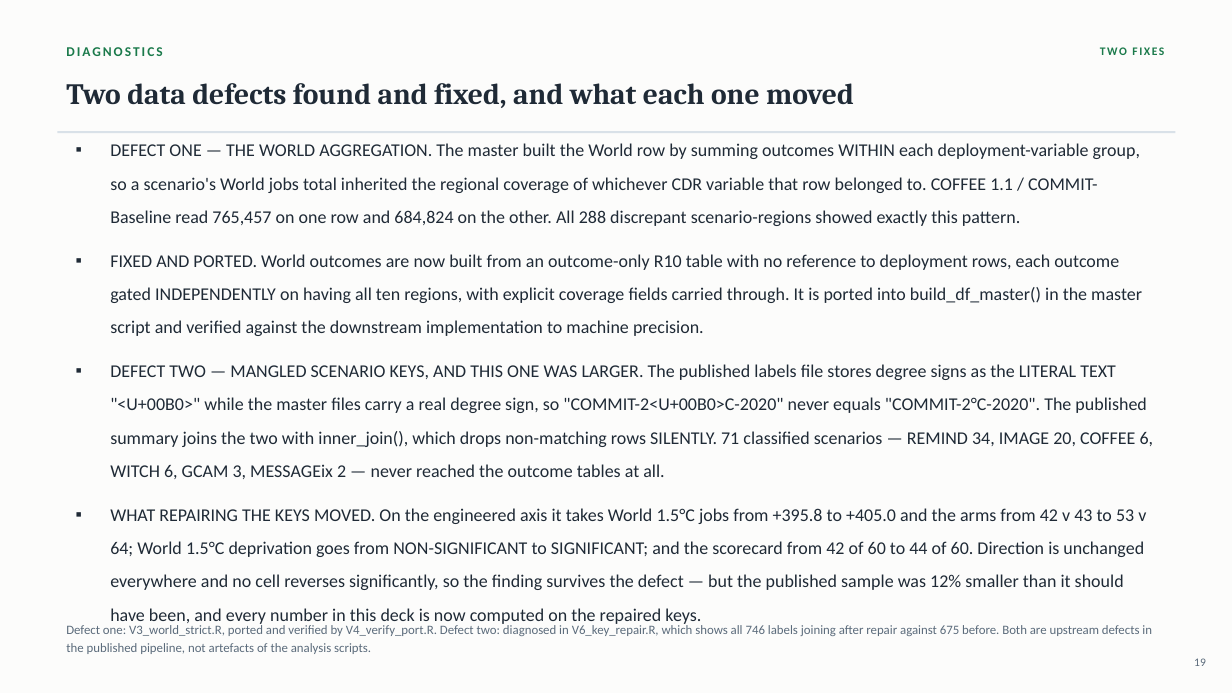
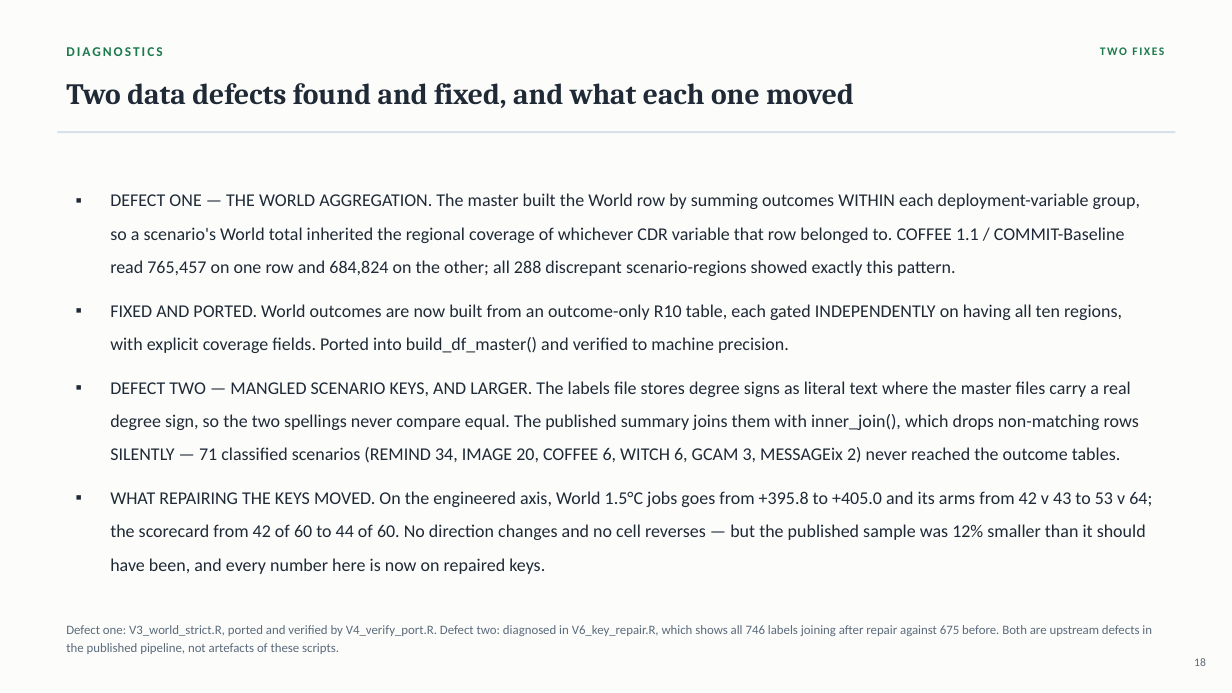
Before and after one commit to cwejnert/COMPASS-Database---Dissertation-Paper-1, a slide deck: slide 18 of decks/COMPASS_Paper1_final_8.25.pptx (slide 19 before the commit). Drawn at 1232x693 pixels with LibreOffice and Linux fonts; fonts in the diff are those of the drawing. Boxes give left, top, right and bottom in pixels: in the first picture for what was removed or moved away, otherwise in the second. Text is boxed around its words. In the diff, an @@ line names an element or a change of style, - is before the commit and + after.

```diff
--- a/decks/COMPASS_Paper1_final_8.25.pptx
+++ b/decks/COMPASS_Paper1_final_8.25.pptx
@@ text at (110, 193, 1152, 574): text changed @@
-▪ DEFECT ONE — THE WORLD AGGREGATION. The master built the World row by summing outcomes WITHIN each deployment-variable group, so a scenario's World jobs total inherited the regional coverage of whichever CDR variable that row belonged to. COFFEE 1.1 / COMMIT-Baseline read 765,457 on one row and 684,824 on the other. All 288 discrepant scenario-regions showed exactly this pattern.
-▪ FIXED AND PORTED. World outcomes are now built from an outcome-only R10 table with no reference to deployment rows, each outcome gated INDEPENDENTLY on having all ten regions, with explicit coverage fields carried through. It is ported into build_df_master() in the master script and verified against the downstream implementation to machine precision.
-▪ DEFECT TWO — MANGLED SCENARIO KEYS, AND THIS ONE WAS LARGER. The published labels file stores degree signs as the LITERAL TEXT "<U+00B0>" while the master files carry a real degree sign, so "COMMIT-2<U+00B0>C-2020" never equals "COMMIT-2°C-2020". The published summary joins the two with inner_join(), which drops non-matching rows SILENTLY. 71 classified scenarios — REMIND 34, IMAGE 20, COFFEE 6, WITCH 6, GCAM 3, MESSAGEix 2 — never reached the outcome tables at all.
-▪ WHAT REPAIRING THE KEYS MOVED. On the engineered axis it takes World 1.5°C jobs from +395.8 to +405.0 and the arms from 42 v 43 to 53 v 64; World 1.5°C deprivation goes from NON-SIGNIFICANT to SIGNIFICANT; and the scorecard from 42 of 60 to 44 of 60. Direction is unchanged everywhere and no cell reverses significantly, so the finding survives the defect — but the published sample was 12% smaller than it should have been, and every number in this deck is now computed on the repaired keys.
+▪ DEFECT ONE — THE WORLD AGGREGATION. The master built the World row by summing outcomes WITHIN each deployment-variable group, so a scenario's World total inherited the regional coverage of whichever CDR variable that row belonged to. COFFEE 1.1 / COMMIT-Baseline read 765,457 on one row and 684,824 on the other; all 288 discrepant scenario-regions showed exactly this pattern.
+▪ FIXED AND PORTED. World outcomes are now built from an outcome-only R10 table, each gated INDEPENDENTLY on having all ten regions, with explicit coverage fields. Ported into build_df_master() and verified to machine precision.
+▪ DEFECT TWO — MANGLED SCENARIO KEYS, AND LARGER. The labels file stores degree signs as literal text where the master files carry a real degree sign, so the two spellings never compare equal. The published summary joins them with inner_join(), which drops non-matching rows SILENTLY — 71 classified scenarios (REMIND 34, IMAGE 20, COFFEE 6, WITCH 6, GCAM 3, MESSAGEix 2) never reached the outcome tables.
+▪ WHAT REPAIRING THE KEYS MOVED. On the engineered axis, World 1.5°C jobs goes from +395.8 to +405.0 and its arms from 42 v 43 to 53 v 64; the scorecard from 42 of 60 to 44 of 60. No direction changes and no cell reverses — but the published sample was 12% smaller than it should have been, and every number here is now on repaired keys.
@@ text at (66, 625, 1152, 654): text changed @@
-Defect one: V3_world_strict.R, ported and verified by V4_verify_port.R. Defect two: diagnosed in V6_key_repair.R, which shows all 746 labels joining after repair against 675 before. Both are upstream defects in the published pipeline, not artefacts of the analysis scripts.
+Defect one: V3_world_strict.R, ported and verified by V4_verify_port.R. Defect two: diagnosed in V6_key_repair.R, which shows all 746 labels joining after repair against 675 before. Both are upstream defects in the published pipeline, not artefacts of these scripts.
```
Also in this commit, not shown: 32 other slides changed, 1 slide added, 2 other files.
